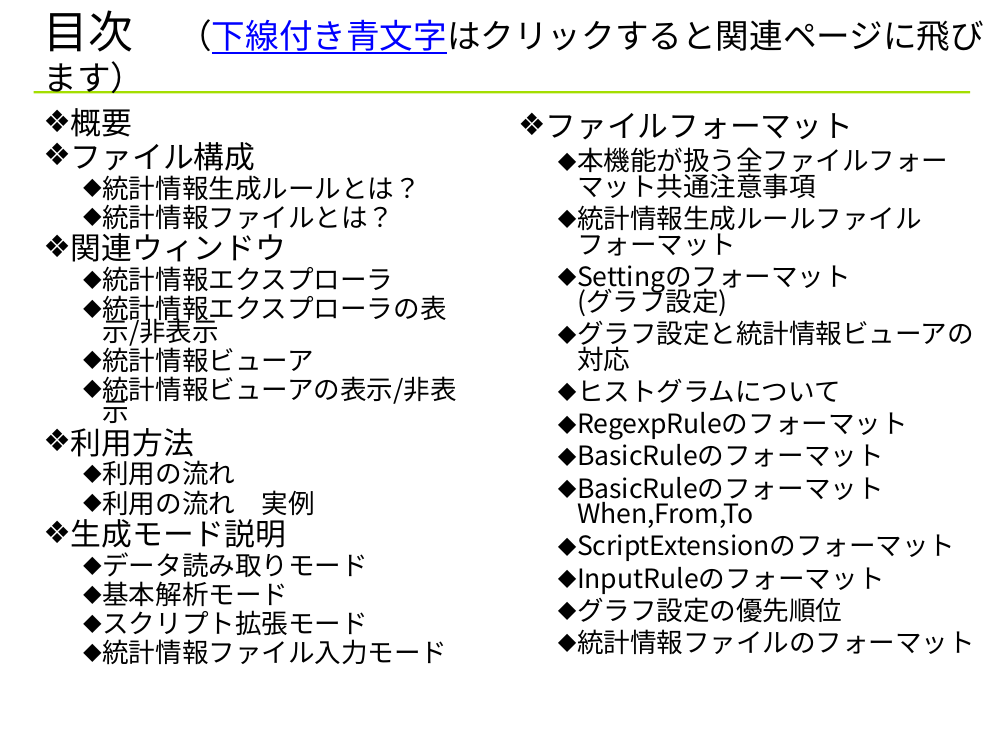
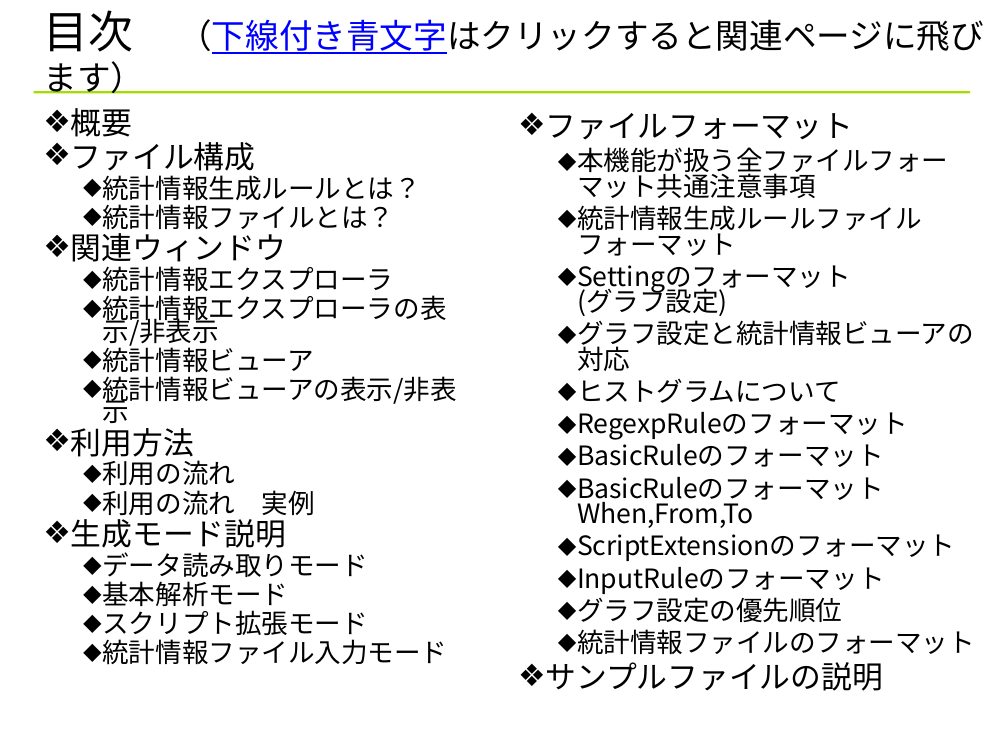
Before and after one commit to YixiaoLi/tlv4mc, a slide deck: slide 2 of doc/statistics_viewer_manual.ppt. Drawn at 1008x756 pixels with LibreOffice and Linux fonts; fonts in the diff are those of the drawing; background and template pictures are left out. Boxes give left, top, right and bottom in pixels: in the first picture for what was removed or moved away, otherwise in the second. Text is boxed around its words. In the diff, an @@ line names an element or a change of style, - is before the commit and + after.

Commit message:
asp_stats.logをasp_shortと同様にして、比較的短いログでの統計情報表示機能の使用テストを可能にした。 データ読み取りモードのテストのためにasp_cpu_utilization.sgrにデータ読み取りモードの記述を追加。 asp_stats.logの最初の2行が架空のものであること、asp_stats.resの統計情報制せルールの指定はresの生成時にはないこと、以上の2点の注意事項をマニュアルに追加。

```diff
--- a/doc/statistics_viewer_manual.ppt
+++ b/doc/statistics_viewer_manual.ppt
@@ text at [546,662,883,691]: paragraph added @@
+❖ サンプルファイルの説明
```
Also in this commit, not shown: 1 other slide changed, 1 slide added, 3 other files.
